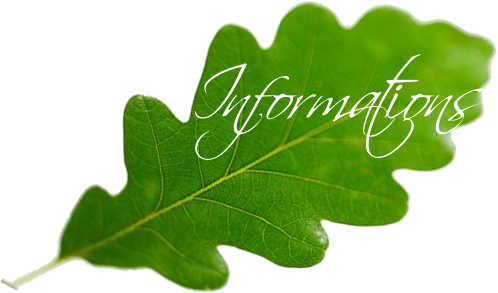
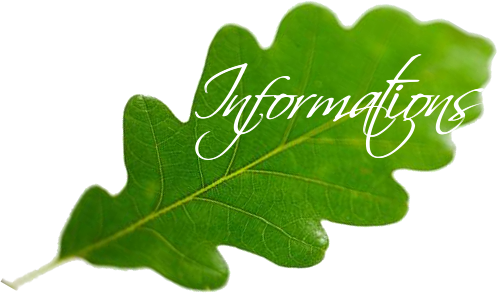
Layers edited between the first and the second 498x293 image:
added layer "Informations#1" above "Arrière-plan" over bbox(195, 54, 484, 160)
